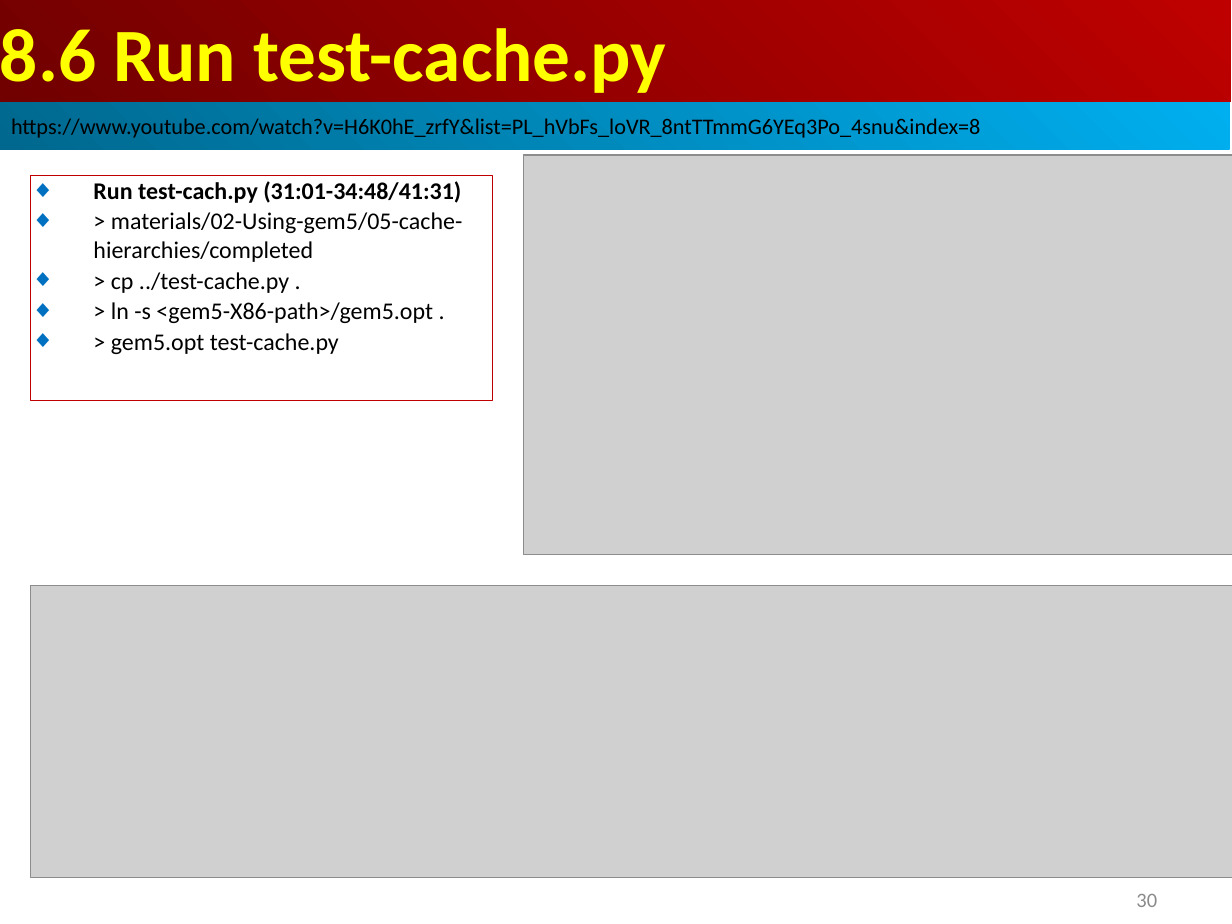
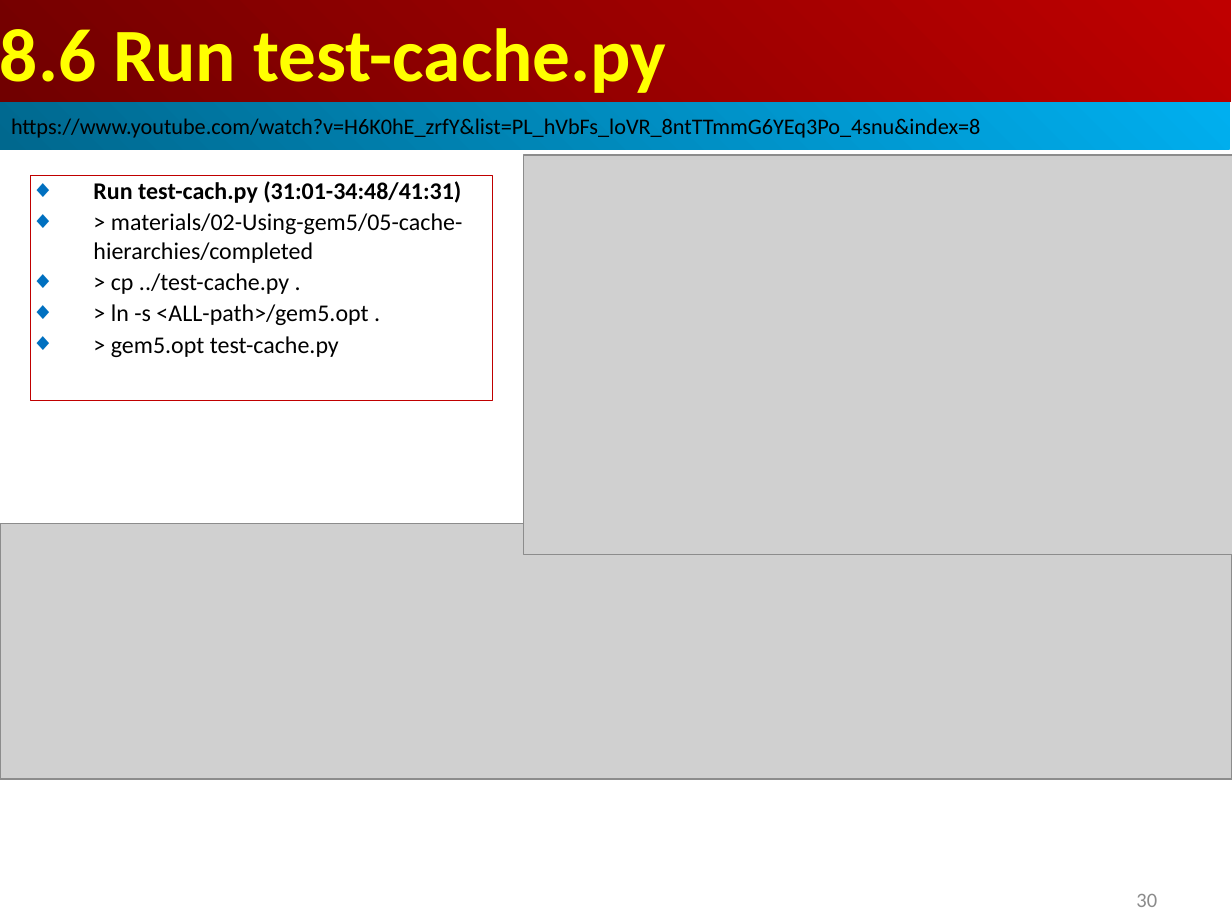
Before and after one commit to peterhchen/AIU_CS850_Gem5_McPAT, a slide deck: slide 30 of 050_Gem5/008.CacheMod/000_Video/008.CacheMod.ppt. Drawn at 1232x924 pixels with LibreOffice and Linux fonts; fonts in the diff are those of the drawing; grey boxes stand for pictures. Boxes give left, top, right and bottom in pixels: in the first picture for what was removed or moved away, otherwise in the second. Text is boxed around its words. In the diff, an @@ line names an element or a change of style, - is before the commit and + after.

```diff
--- a/050_Gem5/008.CacheMod/000_Video/008.CacheMod.ppt
+++ b/050_Gem5/008.CacheMod/000_Video/008.CacheMod.ppt
@@ text in rectangle at box(111, 304, 368, 325): text changed @@
-◆ > ln -s <gem5-X86-path>/gem5.opt .
+◆ > ln -s <ALL-path>/gem5.opt .
@@ picture: place and size @@
-picture at box(31, 585, 1232, 877)
+picture at box(0, 524, 1232, 779)
```
Also in this commit, not shown: 3 other slides changed, 6 slides added.
